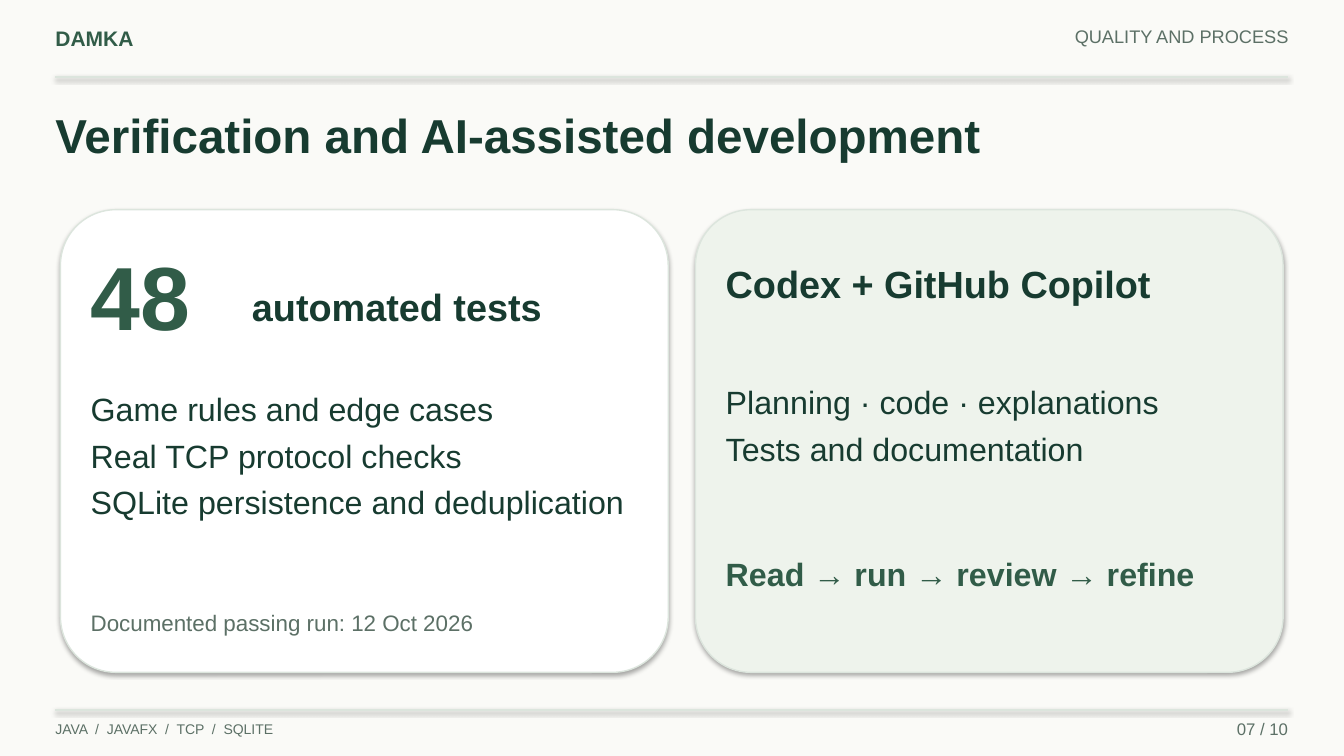
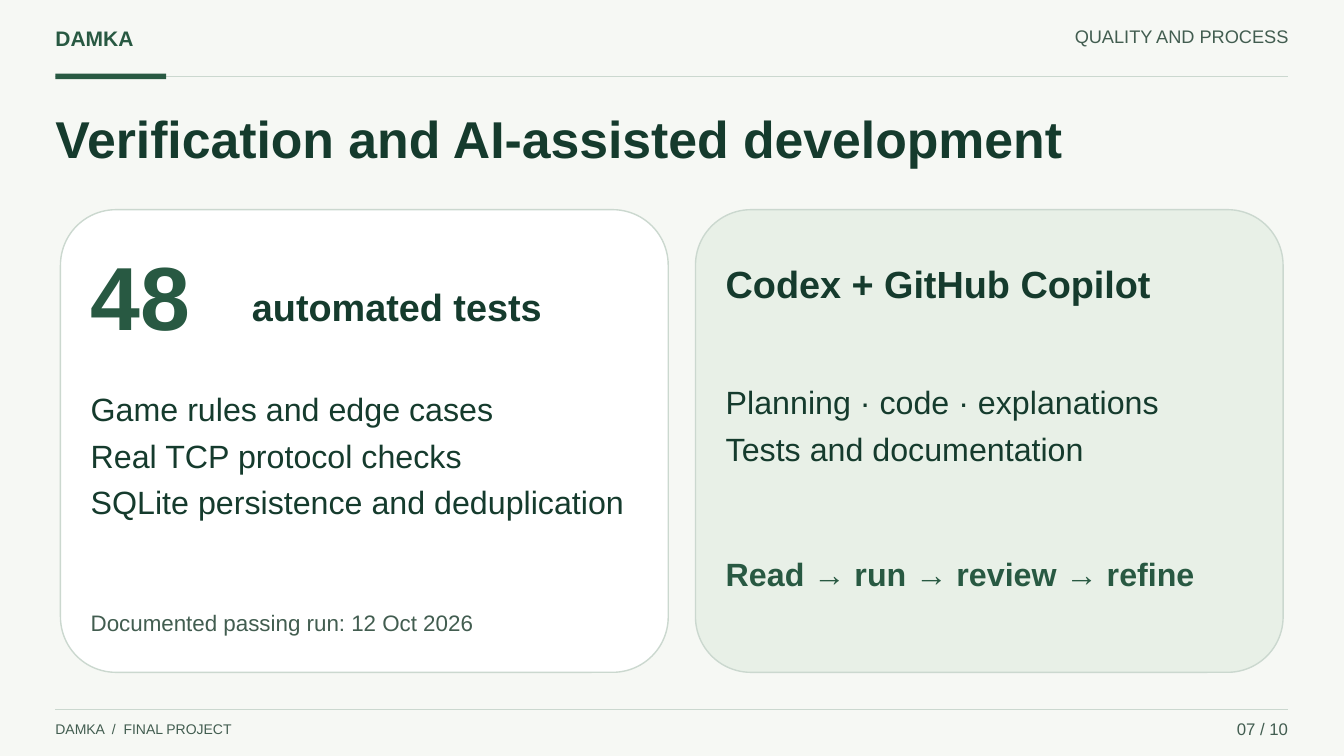
Before and after one commit to MuthannaFrhat/damka-game, a slide deck: slide 7 of docs/presentation/Damka_Presentation.pptx. Drawn at 1344x756 pixels with LibreOffice and Linux fonts; fonts in the diff are those of the drawing. Boxes give left, top, right and bottom in pixels: in the first picture for what was removed or moved away, otherwise in the second. Text is boxed around its words. In the diff, an @@ line names an element or a change of style, - is before the commit and + after.

Commit message:
Polish presentation design and update closing slides

```diff
--- a/docs/presentation/Damka_Presentation.pptx
+++ b/docs/presentation/Damka_Presentation.pptx
@@ background #FAFAF7 to #F6F8F4 @@
@@ line (55, 77) - (1289, 77): stroke #DCE5DD 1.4 pt to #CBD8CF 1 pt @@
@@ rectangle added at box(55, 74, 166, 80), fill #285942 @@
@@ text "Verification and AI-assisted development" at box(55, 120, 1062, 168): size 34 to 37 pt, text colour #173B30 to #153B2D @@
@@ rounded rectangle at box(60, 210, 668, 673): outline #DCE5DD 1 pt to #CBD8CF 1 pt; shadow off @@
@@ rounded rectangle at box(696, 210, 1284, 673): fill #EEF3EC to #E8F0E7; outline #DCE5DD 1 pt to #CBD8CF 1 pt; shadow off @@
@@ text colour #5C7066 to #425D50 in 3 elements at box(1075, 30, 1289, 47), box(1237, 723, 1288, 735), box(91, 614, 473, 636) @@
@@ line (55, 710) - (1289, 710): stroke #DCE5DD 1.4 pt to #CBD8CF 0.8 pt @@
@@ text at box(55, 724, 231, 734): text changed; text colour #5C7066 to #425D50 @@
-JAVA / JAVAFX / TCP / SQLITE
+DAMKA / FINAL PROJECT
```
Also in this commit, not shown: 8 other slides changed, 1 slide added, 1 slide removed, 4 other files.
